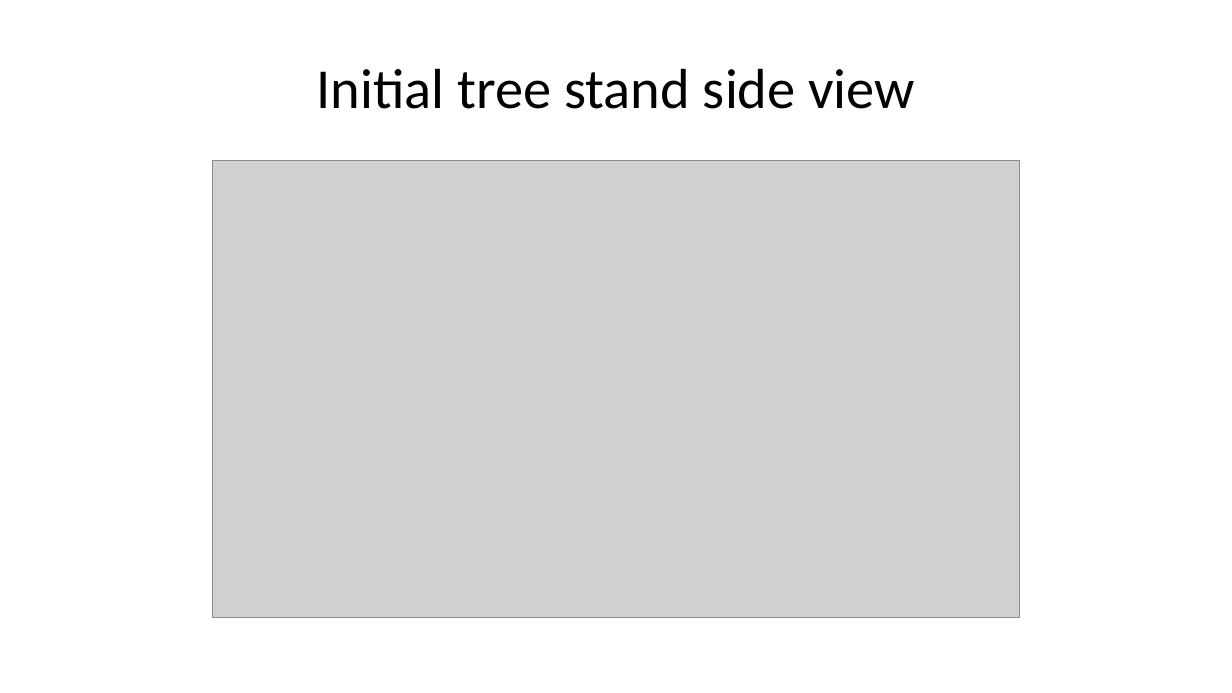
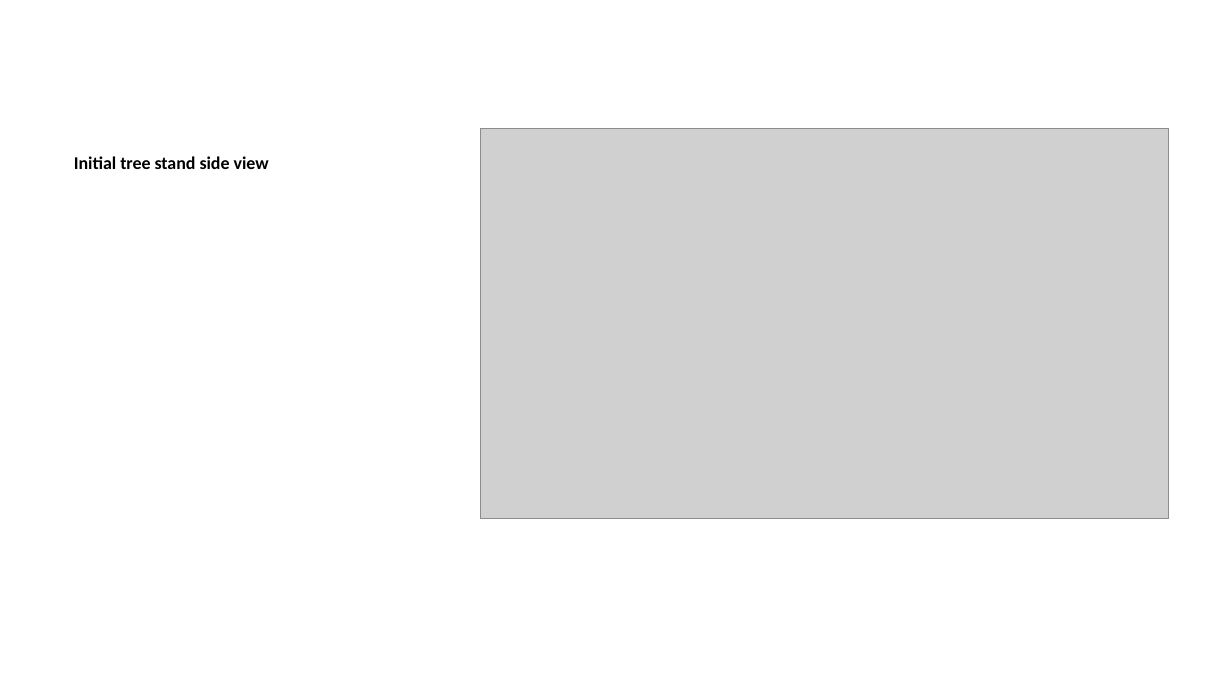
Before and after one commit to TyrannosauruSnacks/forest_management_2025, a slide deck: slide 11 of presentation.pptx (slide 10 before the commit). Drawn at 1232x693 pixels with LibreOffice and Linux fonts; fonts in the diff are those of the drawing; grey boxes stand for pictures. Boxes give left, top, right and bottom in pixels: in the first picture for what was removed or moved away, otherwise in the second. Text is boxed around its words. In the diff, an @@ line names an element or a change of style, - is before the commit and + after.

```diff
--- a/presentation.pptx
+++ b/presentation.pptx
@@ text "Initial tree stand side view": place and size @@
-text "Initial tree stand side view" at [317,68,915,109]
+text "Initial tree stand side view" at [74,156,269,169]
@@ text "Initial tree stand side view" at [74,156,269,169]: size 33 to 10.5 pt, bold on; alignment centre to left; more space between paragraphs; vertical alignment middle to top @@
@@ picture: place and size @@
-picture at [212,161,1020,618]
+picture at [480,128,1168,519]
```
Also in this commit, not shown: 9 other slides changed, 10 slides added, 4 slides removed, 6 other files.
